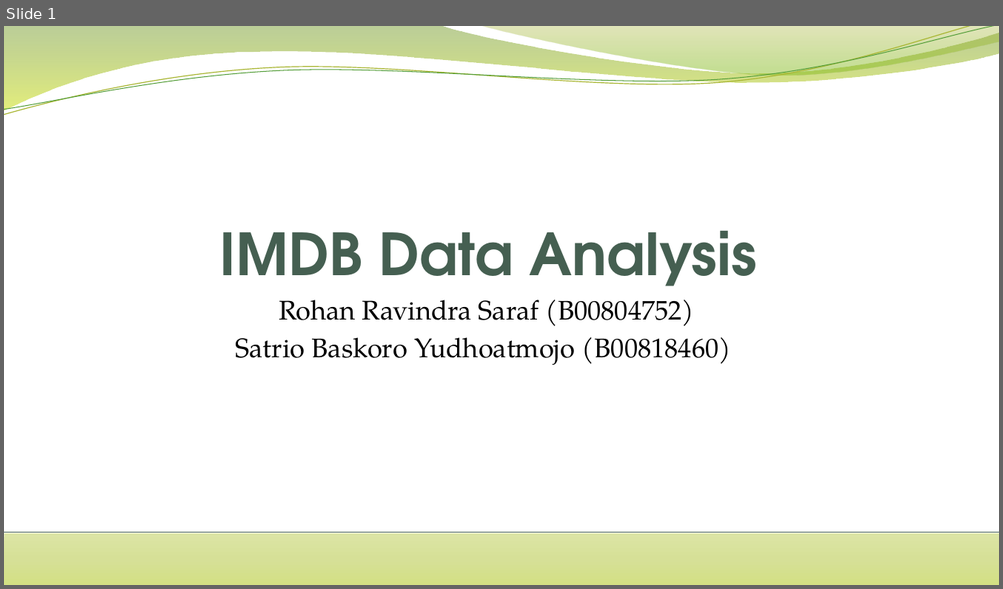
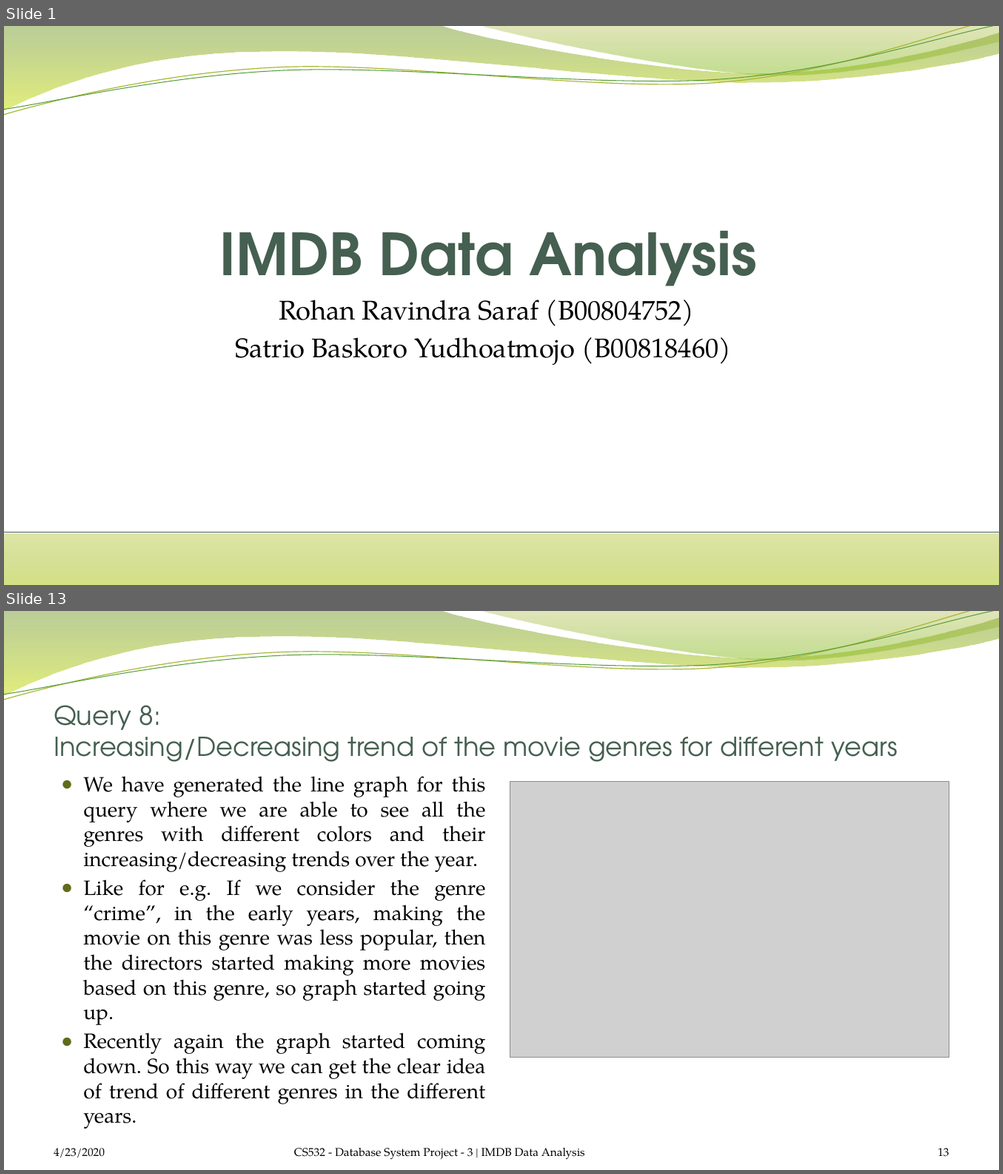
Before and after one commit to satrio-yudhoatmojo/CS532-Database-Systems-Spring-2020, a slide deck: Project-03/docs/saraf-yudhoatmojo_Presentation.pptx. Shown one above the other, each under a label of ours: slide 1 before the commit, slides 1 and 13 after it; the slides between them are not shown. The pictures are 1003x589 and 1003x1174 pixels, drawn with LibreOffice and Linux fonts; fonts in the diff are those of the drawing; grey boxes stand for pictures; background and template pictures are left out. Boxes give left, top, right and bottom in pixels: in the first picture for what was removed or moved away, otherwise in the second. Text is boxed around its words. In the diff, an @@ line names an element or a change of style, - is before the commit and + after.

```diff
--- a/Project-03/docs/saraf-yudhoatmojo_Presentation.pptx
+++ b/Project-03/docs/saraf-yudhoatmojo_Presentation.pptx
@@ slide 13 added at <box>4,611,999,1170</box>, background picture (left out); not listed: 4 template elements that a slide beside it also shows @@
@@ title added at <box>54,705,897,762</box>, 25.2 pt, text #455F51 @@
+Query 8:
+Increasing/Decreasing trend of the movie genres for different years
@@ text added at <box>83,776,486,1129</box>, 20 pt, text #000000 @@
+● We have generated the line graph for this query where we are able to see all the genres with different colors and their increasing/decreasing trends over the year.
+● Like for e.g. If we consider the genre “crime”, in the early years, making the movie on this genre was less popular, then the directors started making more movies based on this genre, so graph started going up.
+● Recently again the graph started coming down. So this way we can get the clear idea of trend of different genres in the different years.
@@ picture added at <box>510,781,949,1057</box> @@
@@ text added at <box>54,1148,105,1159</box>, 11 pt, text #000000 @@
+4/23/2020
@@ text added at <box>294,1148,585,1160</box>, 11 pt, text #000000 @@
+CS532 - Database System Project - 3 | IMDB Data Analysis
@@ page number added at <box>937,1148,948,1157</box>, 11 pt, text #000000 @@
+13
```
Also in this commit, not shown: 4 slides changed, 8 other slides added, 3 slides removed.
